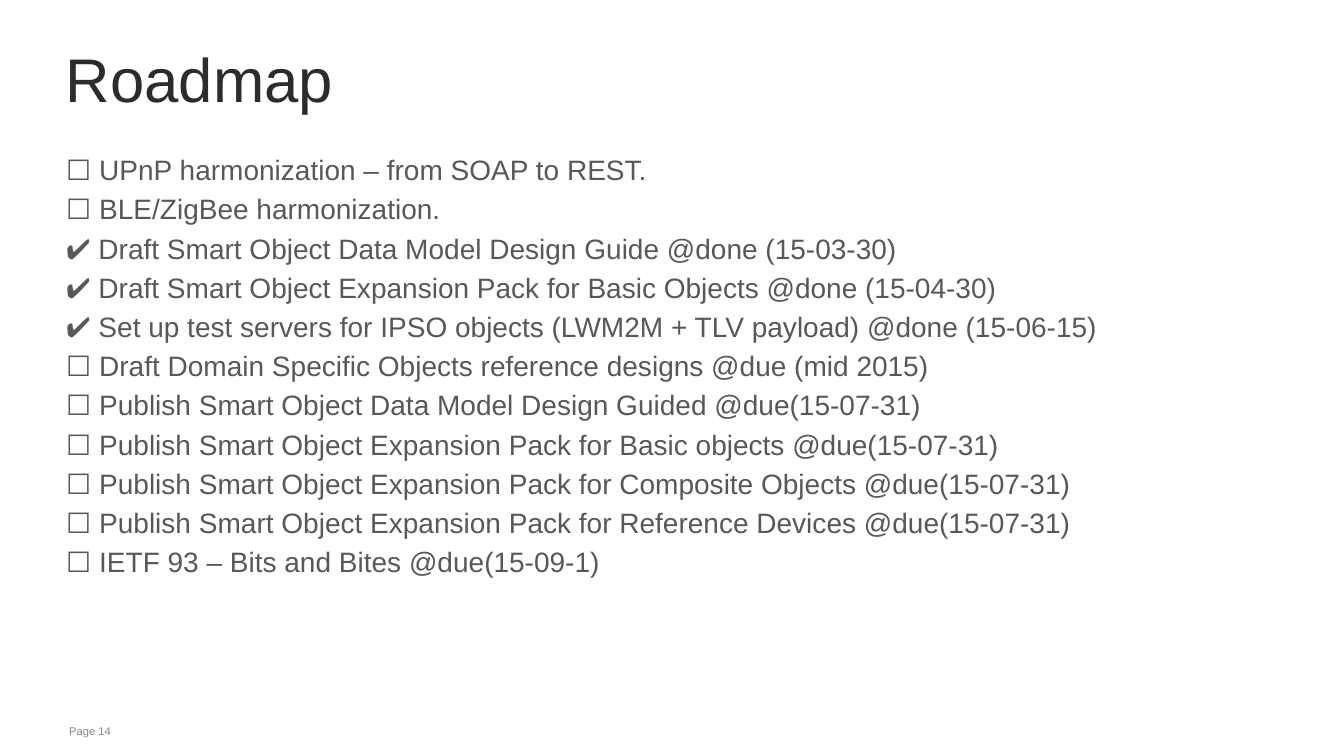
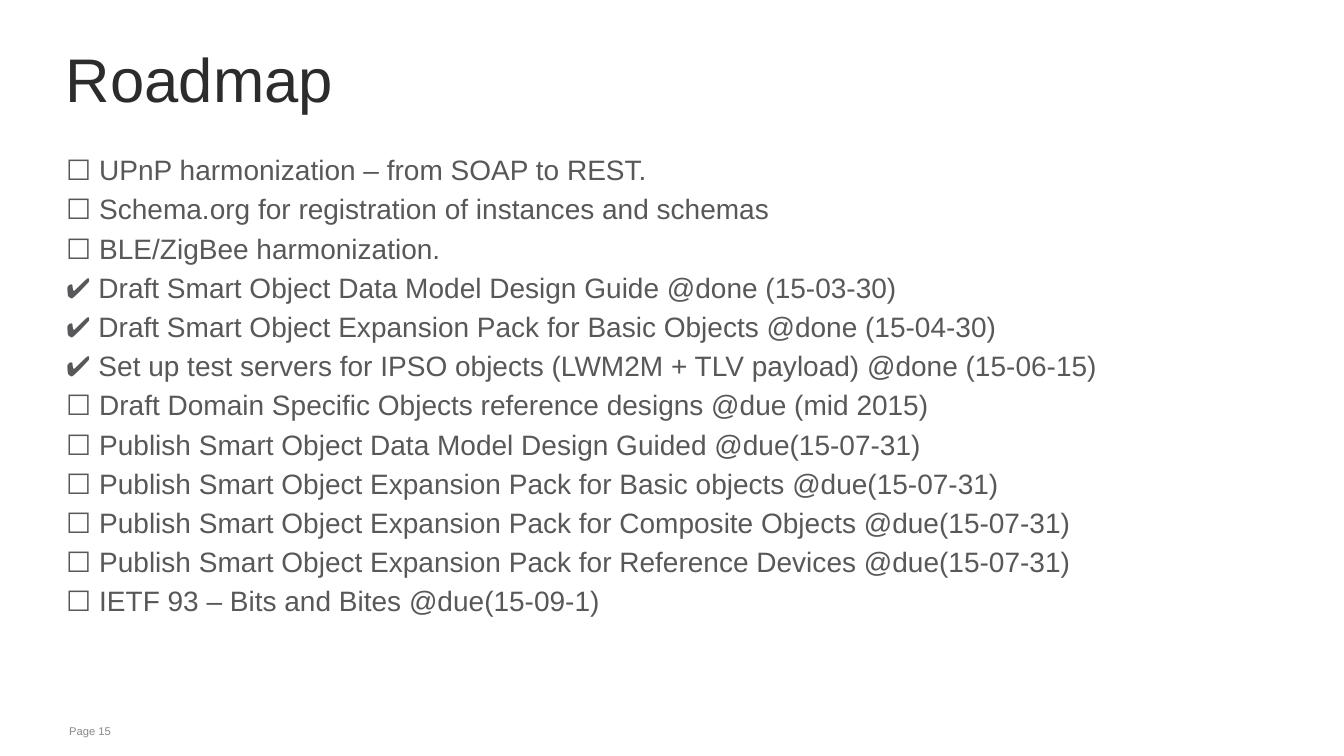
Before and after one commit to jaimejim/iot-playground, a slide deck: slide 15 of Documentation/IPSO_Intro_W3C.pptx (slide 14 before the commit). Drawn at 1344x756 pixels with LibreOffice and Linux fonts; fonts in the diff are those of the drawing; background and template pictures are left out. Boxes give left, top, right and bottom in pixels: in the first picture for what was removed or moved away, otherwise in the second. Text is boxed around its words. In the diff, an @@ line names an element or a change of style, - is before the commit and + after.

```diff
--- a/Documentation/IPSO_Intro_W3C.pptx
+++ b/Documentation/IPSO_Intro_W3C.pptx
@@ text at bbox=[99, 198, 769, 224]: paragraph added @@
+☐ Schema.org for registration of instances and schemas
@@ page number at bbox=[69, 727, 110, 737]: text changed @@
-Page 14
+Page 15
```
Also in this commit, not shown: 3 other slides changed, 4 slides added, 4 slides removed.
